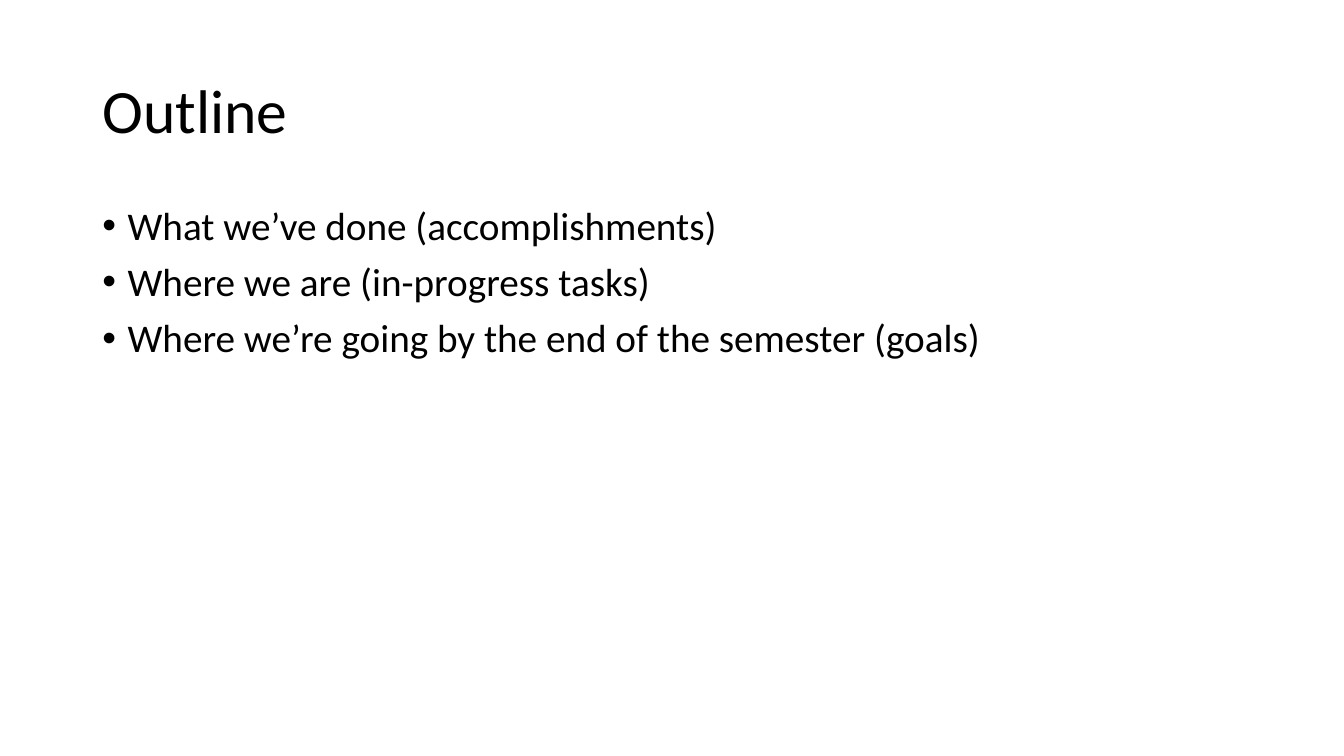
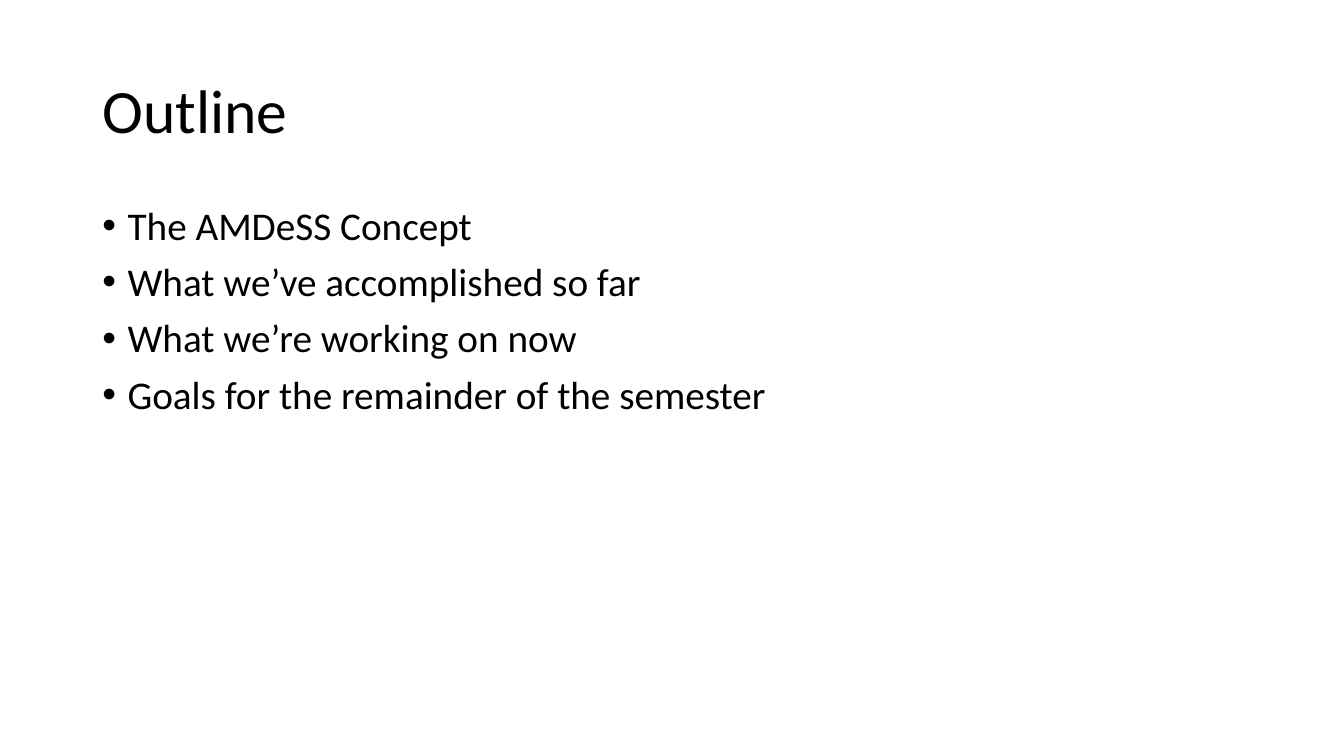
Before and after one commit to jbw3/CPE621Project, a slide deck: slide 2 of docs/AMDeSS_MidtermProgressReport.pptx. Drawn at 1344x756 pixels with LibreOffice and Linux fonts; fonts in the diff are those of the drawing. Boxes give left, top, right and bottom in pixels: in the first picture for what was removed or moved away, otherwise in the second. Text is boxed around its words. In the diff, an @@ line names an element or a change of style, - is before the commit and + after.

```diff
--- a/docs/AMDeSS_MidtermProgressReport.pptx
+++ b/docs/AMDeSS_MidtermProgressReport.pptx
@@ text at (x1=128, y1=212, x2=765, y2=410): text changed @@
-• What we’ve done (accomplishments)
-• Where we are (in-progress tasks)
-• Where we’re going by the end of the semester (goals)
+• The AMDeSS Concept
+• What we’ve accomplished so far
+• What we’re working on now
+• Goals for the remainder of the semester
```
Also in this commit, not shown: 1 other slide changed, 8 slides added, 1 other file.
